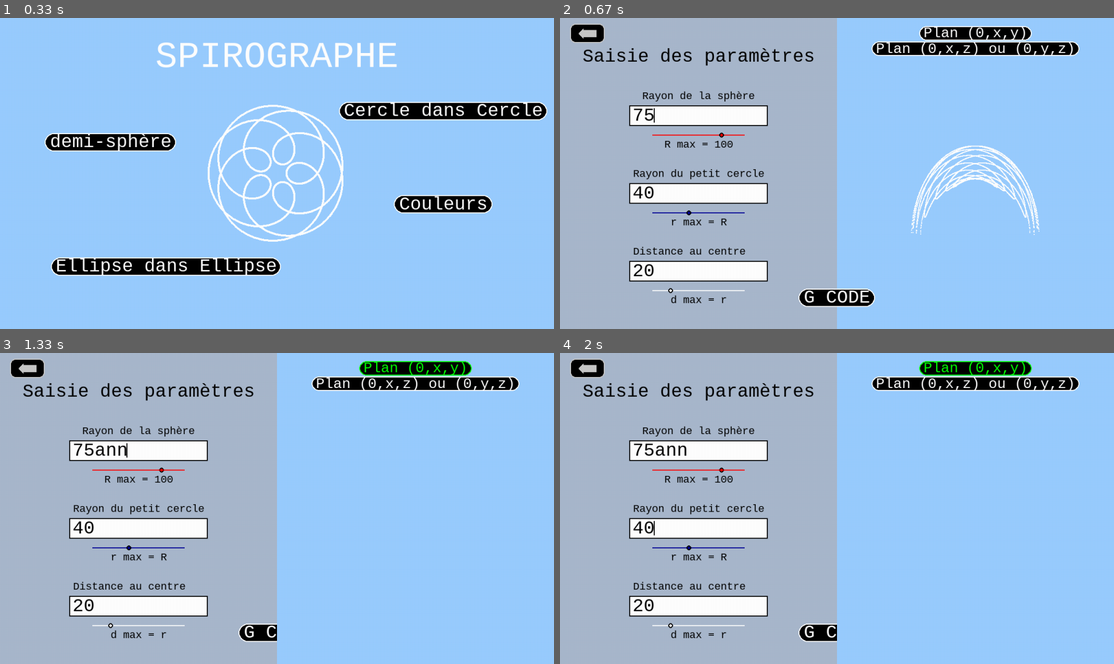
Above: before the commit, frames 1-4 (two rows, left to right).
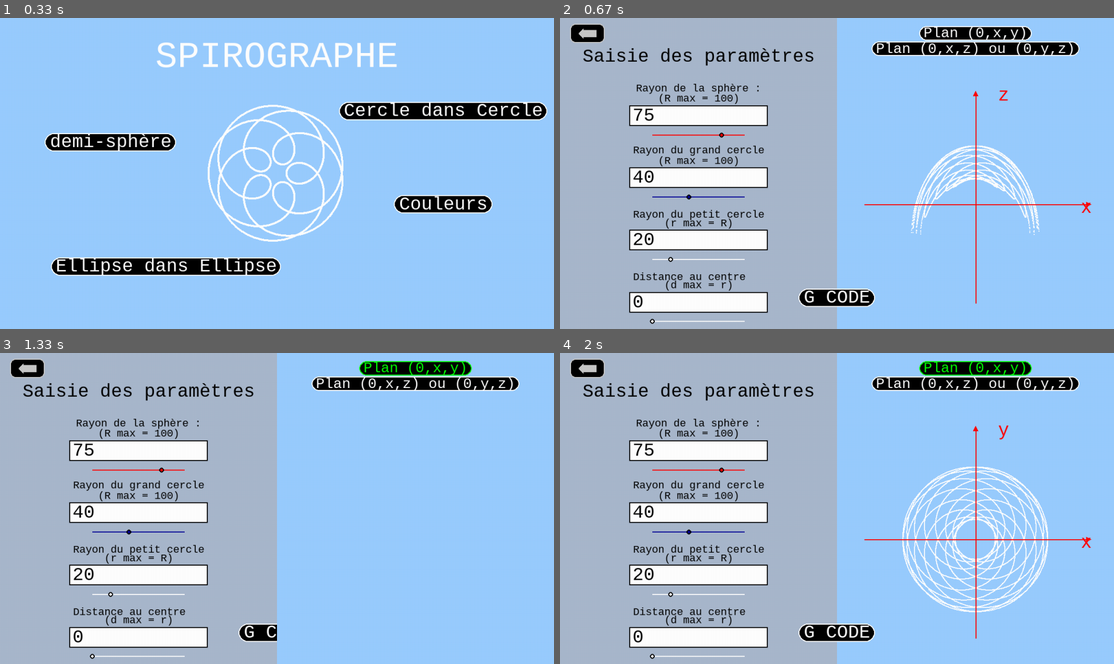
Above: after the commit, the same moments.

Repository: Nashoba1er/SPIROGRAPHE
Game: pygame game, started from logiciel spirographe.py
Same seed, same stepped clock (60 frames per second), same inputs: the game is played once before the commit and once after it.
Inputs (mouse positions are in pixels of both pictures, inside the frame that each line leads up to):
- Up to frame 1 (0.33 s): no input
- Up to frame 2 (0.67 s): press the mouse at (670, 142) at 0.37 s; move the mouse to (781, 192) at 0.47 s; release the mouse at (892, 241) at 0.6 s
- Up to frame 3 (1.33 s): click "Plan (0,x,y)" at 0.72 s; type "ann" at 1 s
- Up to frame 4 (2 s): tap Enter at 1.33 s; press the mouse at (698, 468) at 1.58 s; move the mouse to (870, 545) at 1.68 s; release the mouse at (1047, 626) at 1.82 s; press the mouse at (975, 368) at 1.92 s

Frame 1 is identical in both runs. In frame 2, 10% of the frame differs, in the area x 12-96%, y 21-99%; in frame 3, 9.8%; in frame 4, 14%.

Commit message:
update 3D part

Diff:
--- a/logiciel spirographe.py
+++ b/logiciel spirographe.py
@@ -315,9 +315,29 @@
         if numéro == 1:
             for i in range(10000):
                 draw.circle(screen,couleur_rendu,(centre_x+1.7*point_x[i],centre_y + window_height/10+1.7*point_y[i]),1)
+            draw.line(screen, couleur("RED"), (centre_x - window_width/5, centre_y+window_height/10), (centre_x + window_width/5, centre_y+window_height/10), 2)
+            flèche_x = centre_x + window_width / 5
+            flèche_y = centre_y + window_height / 10
+            draw.polygon(screen, couleur("RED"),[(flèche_x + 10, flèche_y),(flèche_x, flèche_y - 5),(flèche_x, flèche_y + 5)])
+            draw.line(screen, couleur("RED"), (centre_x, centre_y+window_height/2.4), (centre_x , centre_y-window_height/4), 2)
+            flèche_x = centre_x
+            flèche_y = centre_y - window_height / 4  # Extrémité supérieure de l'axe
+            draw.polygon(screen, couleur("RED"),[(flèche_x, flèche_y - 10),(flèche_x - 5, flèche_y),(flèche_x + 5, flèche_y)])
+            ecriture("x",couleur("RED"),police_taille,(centre_x + window_width / 5, centre_y + window_height / 9))
+            ecriture("y",couleur("RED"),police_taille,(centre_x + window_width/20, centre_y - window_height / 4))
         if numéro == 2:
             for i in range(10000):
                 draw.circle(screen,couleur_rendu,(centre_x+1.7*point_x[i],centre_y + window_height/5 +1.7*point_z[i]),1)
+            draw.line(screen, couleur("RED"), (centre_x - window_width/5, centre_y+window_height/10), (centre_x + window_width/5, centre_y+window_height/10), 2)
+            flèche_x = centre_x + window_width / 5
+            flèche_y = centre_y + window_height / 10
+            draw.polygon(screen, couleur("RED"),[(flèche_x + 10, flèche_y),(flèche_x, flèche_y - 5),(flèche_x, flèche_y + 5)])
+            draw.line(screen, couleur("RED"), (centre_x, centre_y+window_height/2.4), (centre_x , centre_y-window_height/4), 2)
+            flèche_x = centre_x
+            flèche_y = centre_y - window_height / 4  # Extrémité supérieure de l'axe
+            draw.polygon(screen, couleur("RED"),[(flèche_x, flèche_y - 10),(flèche_x - 5, flèche_y),(flèche_x + 5, flèche_y)])
+            ecriture("x",couleur("RED"),police_taille,(centre_x + window_width / 5, centre_y + window_height / 9))
+            ecriture("z",couleur("RED"),police_taille,(centre_x + window_width/20, centre_y - window_height / 4))
     bouton_gcode((0,0))
 
 def menu_cercle_dans_cercle_init(lines):
@@ -975,21 +995,24 @@
     draw.rect(screen,couleur_param,[0,0,window_width/2,window_height],0)
 
     ecriture("Saisie des paramètres",couleur("BLACK"),police_taille,(window_width/4,window_height/8))
-    ecriture("Rayon de la sphère",couleur("BLACK"),int(3/5*police_taille),(window_width/4,window_height/4))
-    ecriture("Rayon du petit cercle",couleur("BLACK"),int(3/5*police_taille),(window_width/4,window_height/2))
-    ecriture("Distance au centre   ",couleur("BLACK"),int(3/5*police_taille),(window_width/4,3*window_height/4))
-    ecriture("R max = 100",couleur("BLACK"),int(3/5*police_taille),(window_width/4,window_height/4+5*window_height/32))
-    ecriture(" r max = R ",couleur("BLACK"),int(3/5*police_taille),(window_width/4,window_height/2+5*window_height/32))
-    ecriture(" d max = r ",couleur("BLACK"),int(3/5*police_taille),(window_width/4,3*window_height/4+5*window_height/32))
-
-    modifie_rayons3D(lines,numéro)
-
-    for i in range(3):
-        ecrit(i)
+    ecriture("Rayon de la sphère :",couleur("BLACK"),int(3/5*police_taille),(window_width/4,window_height/5 + window_height/40))
+    ecriture("(R max = 100)",couleur("BLACK"),int(3/5*police_taille),(window_width/4,window_height/5+window_height/40 + window_height/30))
+    ecriture("Rayon du grand cercle",couleur("BLACK"),int(3/5*police_taille),(window_width/4,2*window_height/5+ window_height/40))
+    ecriture("(R max = 100)",couleur("BLACK"),int(3/5*police_taille),(window_width/4,2*window_height/5+window_height/40 + window_height/30))
+    ecriture("Rayon du petit cercle",couleur("BLACK"),int(3/5*police_taille),(window_width/4,3*window_height/5+ window_height/32))
+    ecriture(" (r max = R) ",couleur("BLACK"),int(3/5*police_taille),(window_width/4,3*window_height/5+window_height/40 + window_height/30))
+    ecriture("Distance au centre   ",couleur("BLACK"),int(3/5*police_taille),(window_width/4,4*window_height/5+ window_height/32))
+    ecriture(" (d max = r) ",couleur("BLACK"),int(3/5*police_taille),(window_width/4,4*window_height/5+window_height/40 + window_height/30))
+
+    modifie_rayons3D(lines2,numéro)
+
+    for i in range(4):
+        ecrit3D(i)
         if i != current_line:
-            draw.rect(screen,couleur("WHITE"),[window_width/8 + cursor_position * taille_carac + taille_carac/4,(current_line)*window_height/4+9*window_height/32 + 0.15*window_height/15,2,0.7*window_height/15],0)
-    ecrit(current_line)
-    curseurs_init()
+            #draw.rect(screen,couleur("WHITE"),[window_width/8 + cursor_position * taille_carac + taille_carac/4,(current_line)*window_height/4+9*window_height/32 + 0.15*window_height/15,2,0.7*window_height/15],0)
+            draw.rect(screen,couleur("WHITE"),[window_width/8 + cursor_position * taille_carac + taille_carac/4,(current_line)*window_height/5-9*window_height/32,2,0.7*window_height/15],0)
+    ecrit3D(current_line)
+    curseurs_init3D()
 
     return_arrow((0,0))
 
@@ -1089,11 +1112,11 @@
     elif event.key == K_RETURN:
         # Si 'Entrée' est appuyé,
         if current_line < 2:
-            draw.rect(screen,couleur("WHITE"),[window_width/8 + cursor_position * taille_carac + taille_carac/4,(current_line)*window_height/4+9*window_height/32 + 0.15*window_height/15,2,0.7*window_height/15],0)
+            draw.rect(screen,couleur("WHITE"),[window_width/8 + cursor_position * taille_carac + taille_carac/4,(current_line)*window_height/5+9*window_height/32 + 0.15*window_height/15,2,0.7*window_height/15],0)
             current_line += 1
             cursor_position = len(lines[current_line])
         else :
-            draw.rect(screen,couleur("WHITE"),[window_width/8 + cursor_position * taille_carac + taille_carac/4,(current_line)*window_height/4+9*window_height/32 + 0.15*window_height/15,2,0.7*window_height/15],0)
+            draw.rect(screen,couleur("WHITE"),[window_width/8 + cursor_position * taille_carac + taille_carac/4,(current_line)*window_height/5+9*window_height/32 + 0.15*window_height/15,2,0.7*window_height/15],0)
             current_line = 0
             cursor_position = len(lines[current_line])
     elif event.key == K_ESCAPE:
@@ -1158,9 +1181,6 @@
         r2 = float(lines[1])*(window_height/4)/100
         p = float(lines[2])*(window_height/4)/100
 
-
-
-        #cercles(r1,r2,p,couleur_g_cercle,couleur_p_cercle,couleur_rendu,couleur_fond)
         rendu3D(r1,r2,p,couleur_rendu,numéro)
 
 def bouton_xy(pos):
@@ -1185,6 +1205,7 @@
     return res
 
 def bouton_xz(pos):
+
     #Ajout pour les boutons
     res = False
     message = "Plan (0,x,z) ou (0,y,z)"
@@ -1205,6 +1226,81 @@
         ecriture(message,couleur("WHITE"),police_taille2,(pos_x,pos_y))
     return res
 
+def ecrit3D(num_champ):
+    '''
+    entrée :
+        num_champ : numéro du champ
+    effet :
+        met à jour le contenu du champ numéro "current_line"
+    '''
+    global cursor_position
+    espace = window_height/5 # Espace entre chaque current_line en pixels
+    current_line1_y = 9*window_height/32
+    current_line_x = window_width/8
+    spacing = 1/5*police_taille #marge gauche
+    taille_carac = 3/5 * police_taille
+    indent_x,indent_y = current_line_x + spacing,current_line1_y # position
+    champ3D(num_champ)
+    # Rendre et afficher chaque ligne de texte
+    txt_surf = police.render(lines2[num_champ], True, couleur("BLACK"))
+    screen.blit(txt_surf, (indent_x, indent_y + num_champ*espace))
+    draw.rect(screen,couleur("BLACK"),[window_width/8 + cursor_position * taille_carac + taille_carac/4,(current_line)*window_height/5-9*window_height/32 + 0.15*window_height/15,2,0.7*window_height/15],0)
+    curseur3D(num_champ)
+    display.update()
+
+def champ3D(num_champ):
+    '''
+    entrée :
+        num_champ : numéro du champ
+    effet :
+        colorie en blanc le champ numéro "num_champ" (efface son contenu)
+    '''
+    espace = window_height/5
+    current_line1_y = 9*window_height/32
+    current_line_x = window_width/8
+    height = window_height/15
+    width = window_width/4
+    draw.rect(screen,couleur("WHITE"),[current_line_x,(num_champ)*espace+current_line1_y,width,height])
+    draw.rect(screen,couleur("BLACK"),[current_line_x,(num_champ)*espace+current_line1_y,width,height],2)
+
+def curseurs_init3D():
+    '''
+    effet : affiche les 4 curseurs
+    '''
+    for num_champ in range(4):
+        curseur3D(num_champ)
+
+def curseur3D(num_champ):
+    '''
+    entrée : num_champ = le numéro du curseur
+    effet : affiche le curseur numéro "num_champ" en fonction de la valeur du champ
+    '''
+    global couleur_g_cercle,couleur_p_cercle, couleur_rendu, lines2
+    espace = window_height/5
+    current_line1_y = 9*window_height/32
+    pos_y = (num_champ)*espace+current_line1_y + 3 * window_height/32
+    pos_x = window_width / 4
+    width_champ = window_width / 4
+    width = width_champ * (2/3)
+
+    if num_champ == 0 :
+        couleur_curseur = couleur_g_cercle
+    elif num_champ == 1:
+        couleur_curseur = couleur_p_cercle
+    else :
+        couleur_curseur = couleur_rendu
+
+    if is_float(lines2[num_champ]):
+        param = float(lines2[num_champ])
+        coord = (pos_x-width/2 + param/100*width,pos_y+1)
+        draw.rect(screen,couleur_param,[pos_x - width/2 - 5,pos_y-6,width + 10,12],0)
+        draw.rect(screen,couleur_curseur,[pos_x - width/2,pos_y,width,2],0)
+        draw.circle(screen,couleur("BLACK"),coord,5)
+        draw.circle(screen,couleur_curseur,coord,3)
+
+    else :
+        draw.rect(screen,couleur_curseur,[pos_x - width/2,pos_y,width,2],0)
+
 #fonctions pour le menu ellipse dans ellipse
 
 def menu_ede():
@@ -1257,6 +1353,7 @@
 police = font.SysFont("Courier New", police_taille)  # Police par défaut, taille 36
 character_limit = 7  # Limite de caractères par ligne
 lines = ['75','40','20']  # Liste des lignes de texte
+lines2 = ['75', '40', '20', '0'] # Liste des lignes de texte pour 3D
 current_line = 0  # Index de la ligne courante
 cursor_position = 2
 couleur_g_cercle = couleur("RED")
@@ -1362,10 +1459,10 @@
                         bouton_xz(pyEvent.pos)
                     if pyEvent.type == MOUSEBUTTONDOWN :
                         numéro = clic_cdc3D(pyEvent.pos,numéro)
-                        modifie_rayons3D(lines,numéro)
+                        modifie_rayons3D(lines2,numéro)
                         display.flip()
                         while run_zoom_rendu :
-                            zoom_rendu3D(lines, numéro)
+                            zoom_rendu3D(lines2, numéro)
                             for pyEvent in event.get():
                                 if pyEvent.type == QUIT :
                                     run_cdc = False
@@ -1374,11 +1471,11 @@
                                 if pyEvent.type == MOUSEBUTTONDOWN :
                                     run_zoom_rendu = False
                                     menu_cdc3D(numéro)
-                                    ecrit(current_line)
+                                    ecrit3D(current_line)
                             display.flip() #mettre à jour l'affichage
                     if pyEvent.type == KEYDOWN:
                         input_to_text3D(pyEvent,numéro)  # Appel à la fonction pour gérer l'input
-                        ecrit(current_line)
+                        ecrit3D(current_line)
                 display.flip()
 
             if run_ede :
@@ -1397,5 +1494,4 @@
 
     display.flip() #mettre à jour l'affichage
 
-
 quit()
